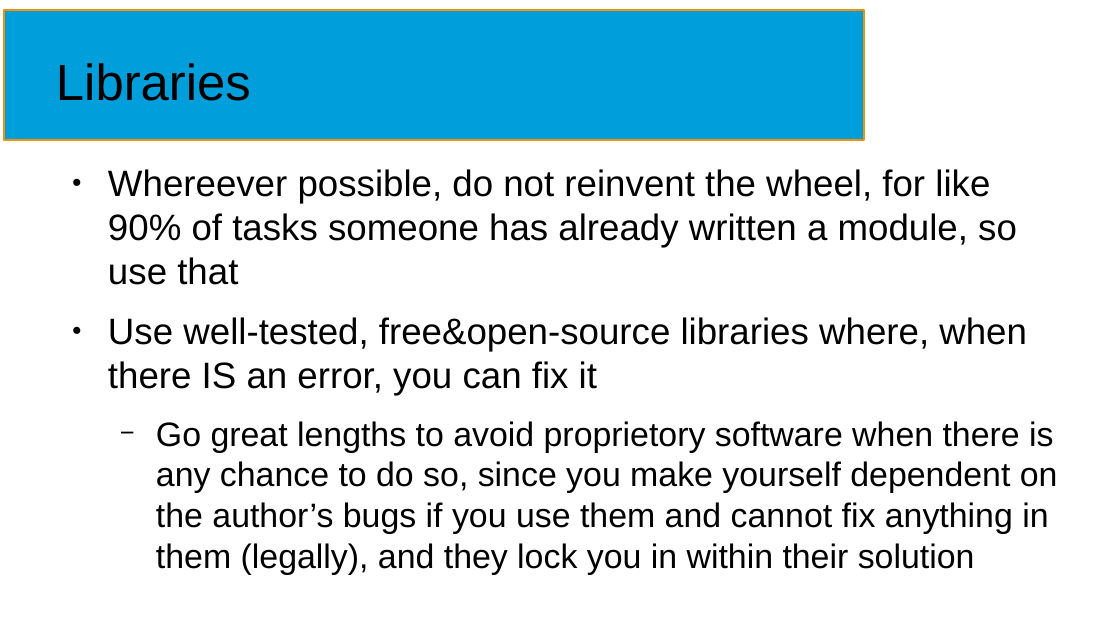
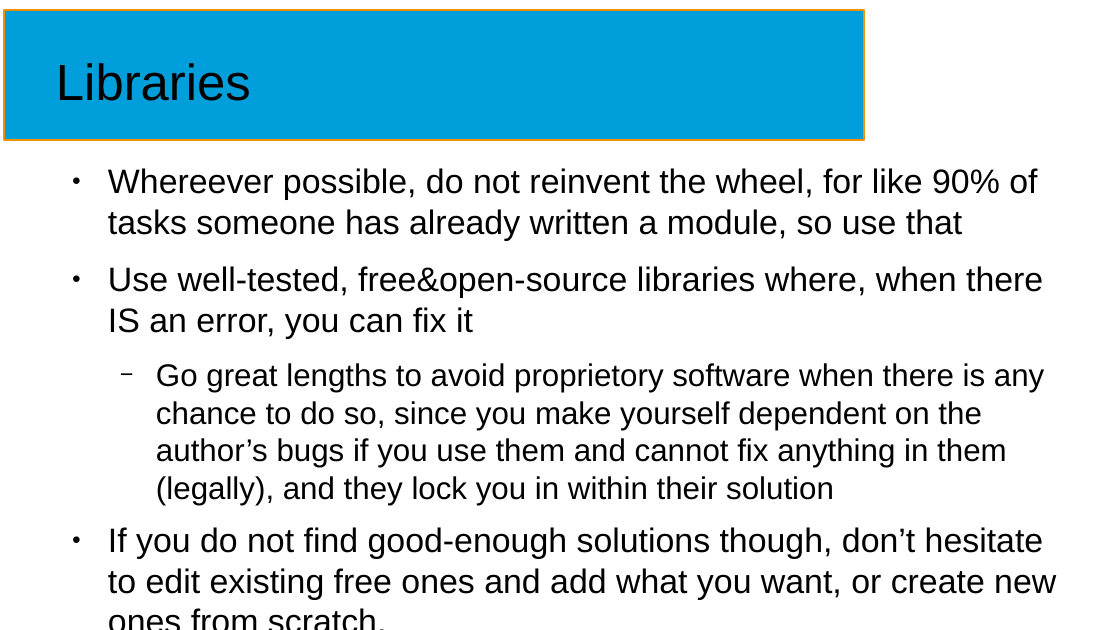
Before and after one commit to NormanTUD/asanAI, a slide deck: slide 28 of manual/asanai.odp (slide 25 before the commit). Drawn at 1120x630 pixels with LibreOffice and Linux fonts; fonts in the diff are those of the drawing. Boxes give left, top, right and bottom in pixels: in the first picture for what was removed or moved away, otherwise in the second. Text is boxed around its words. In the diff, an @@ line names an element or a change of style, - is before the commit and + after.

```diff
--- a/manual/asanai.odp
+++ b/manual/asanai.odp
@@ text at (x1=108, y1=168, x2=1044, y2=505): size 26 to 24.1 pt in "Whereever possible, do not reinvent the wheel, ...", "Use well-tested, free&open-source libraries where, when ther ..."; size 24 to 22.2 pt in "Go great lengths to avoid proprietory software ..." @@
@@ text at (x1=108, y1=527, x2=1056, y2=600): paragraph added @@
+● If you do not find good-enough solutions though, don’t hesitate to edit existing free ones and add what you want, or create new ones from scratch.
```
Also in this commit, not shown: 17 other slides changed, 6 slides added.
